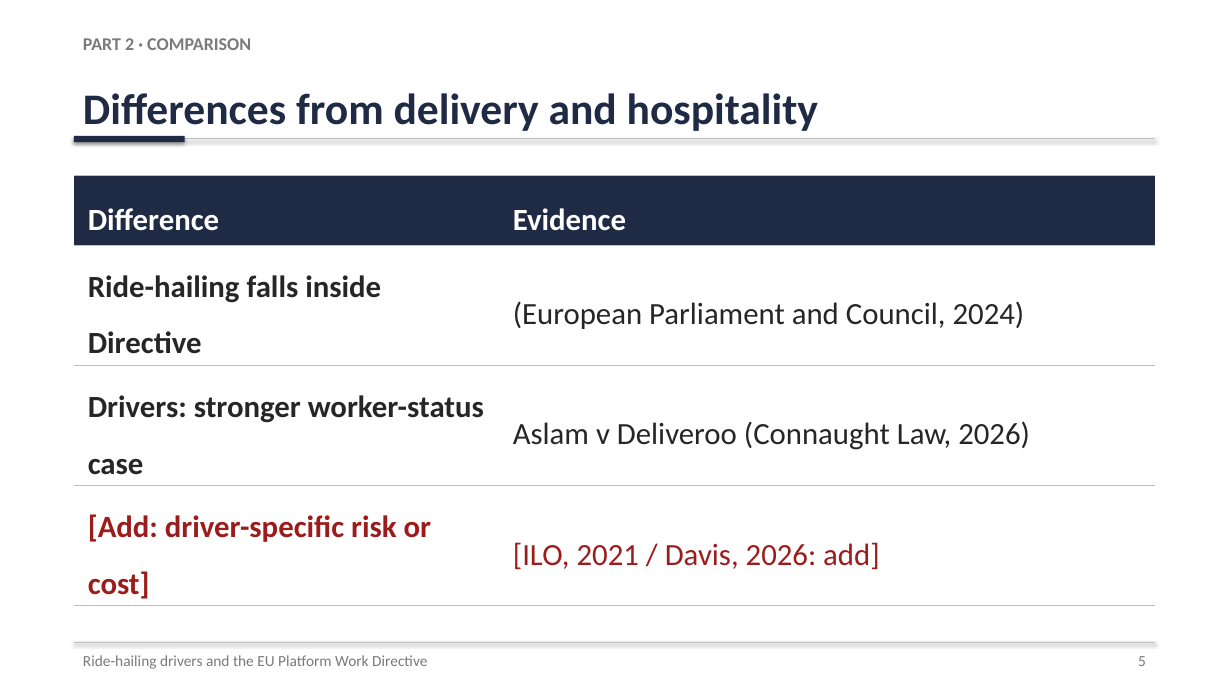
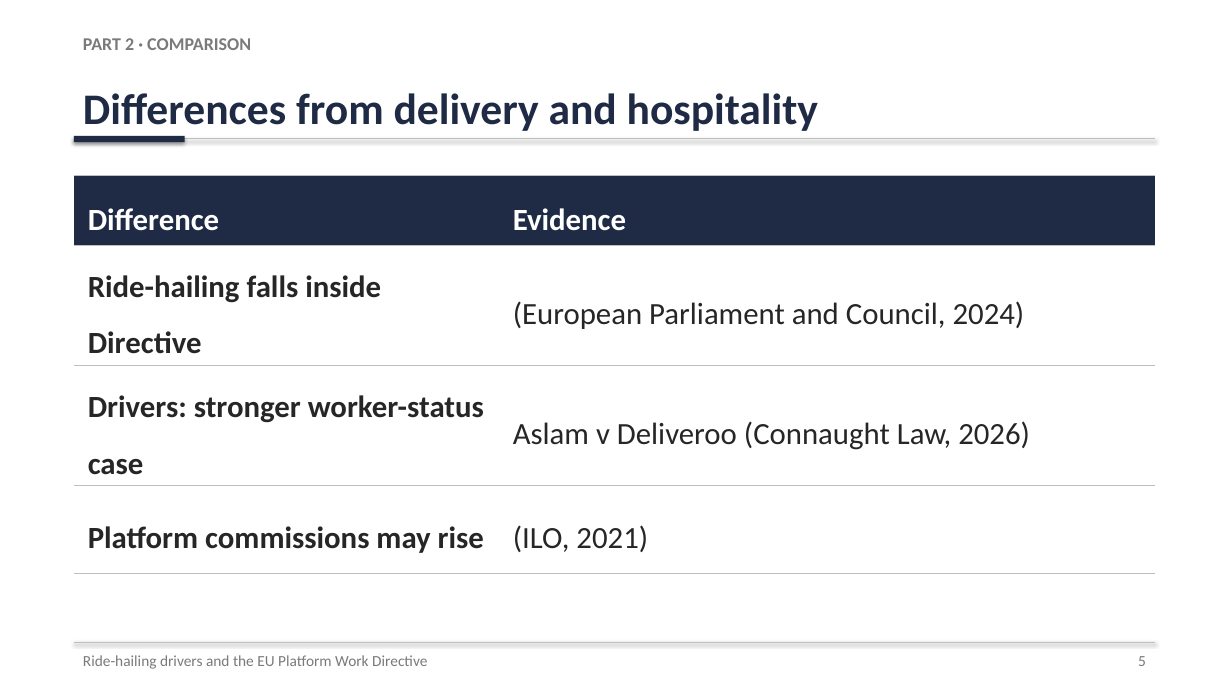
Before and after one commit to karanrg22-svg/skill, a slide deck: slide 5 of Ride-Hailing_Presentation.pptx. Drawn at 1232x693 pixels with LibreOffice and Linux fonts; fonts in the diff are those of the drawing. Boxes give left, top, right and bottom in pixels: in the first picture for what was removed or moved away, otherwise in the second. Text is boxed around its words. In the diff, an @@ line names an element or a change of style, - is before the commit and + after.

```diff
--- a/Ride-Hailing_Presentation.pptx
+++ b/Ride-Hailing_Presentation.pptx
@@ table at [74, 176, 1155, 557] @@
-row 4, column 1: [Add: driver-specific risk or cost]
+row 4, column 1: Platform commissions may rise
-row 4, column 2: [ILO, 2021 / Davis, 2026: add]
+row 4, column 2: (ILO, 2021)
```
Also in this commit, not shown: 5 other slides changed.
